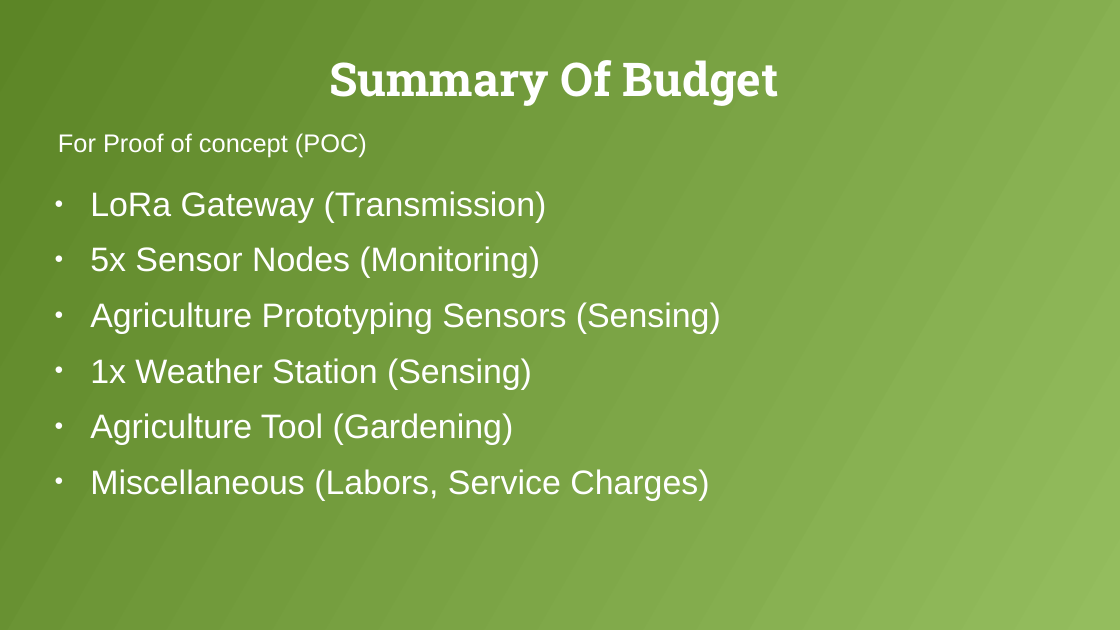
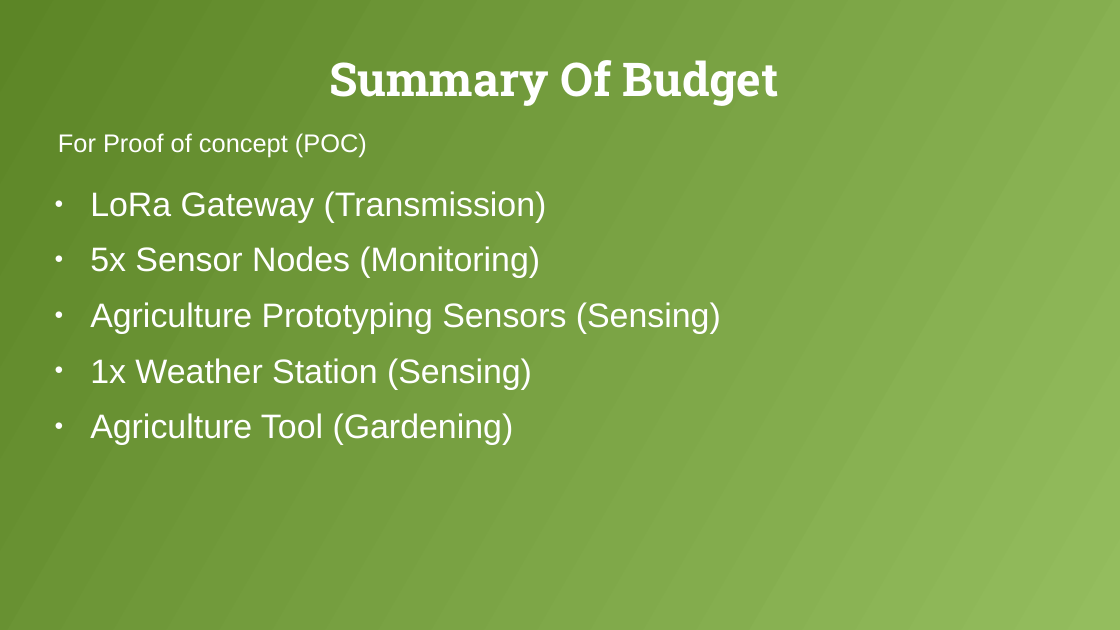
Before and after one commit to manoj153/organicFarming, a slide deck: slide 10 of Pitch/Slides/Agri_IoT_01.odp. Drawn at 1120x630 pixels with LibreOffice and Linux fonts; fonts in the diff are those of the drawing. Boxes give left, top, right and bottom in pixels: in the first picture for what was removed or moved away, otherwise in the second. Text is boxed around its words. In the diff, an @@ line names an element or a change of style, - is before the commit and + after.

```diff
--- a/Pitch/Slides/Agri_IoT_01.odp
+++ b/Pitch/Slides/Agri_IoT_01.odp
@@ text at (x1=90, y1=469, x2=709, y2=500): paragraph removed @@
-● Miscellaneous (Labors, Service Charges)
```
Also in this commit, not shown: 1 other slide changed, 1 other file.
